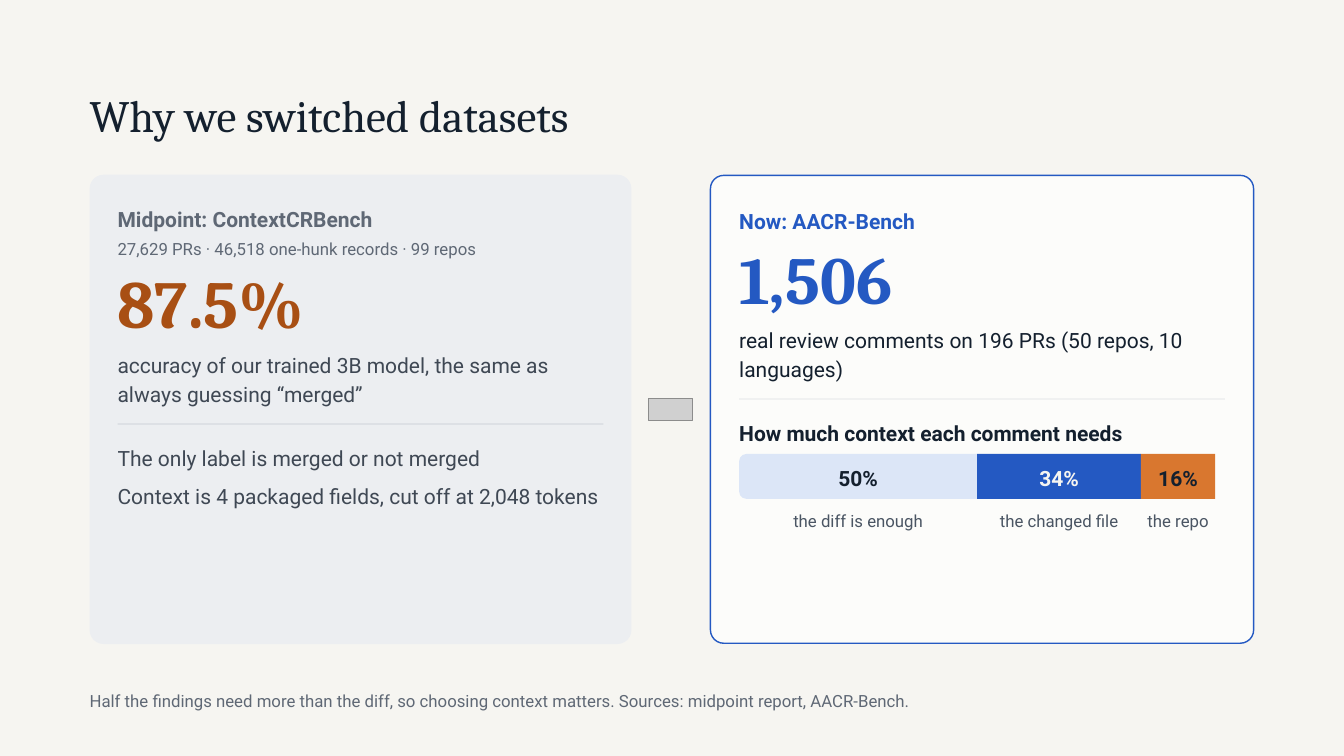
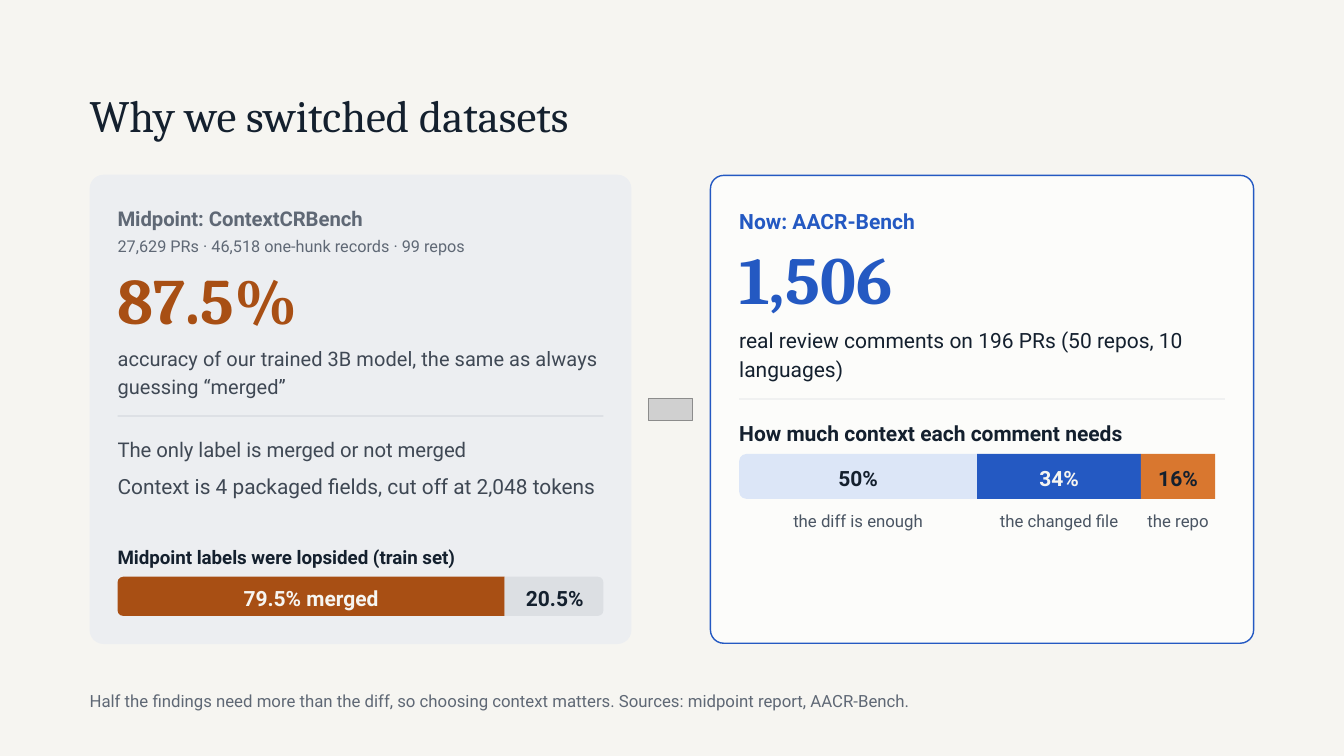
Before and after one commit to michaelsliu3/CS536_Project, a slide deck: slide 3 of Roadmap update since the midpoint.pptx. Drawn at 1344x756 pixels with LibreOffice and Linux fonts; fonts in the diff are those of the drawing; grey boxes stand for pictures. Boxes give left, top, right and bottom in pixels: in the first picture for what was removed or moved away, otherwise in the second. Text is boxed around its words. In the diff, an @@ line names an element or a change of style, - is before the commit and + after.

Commit message:
docs: update the slide deck with the teacher labelling and full architecture
Slide 3 adds the midpoint label imbalance (79.5% merged in the train set). Slide 6 now follows protocol.png's flow. Slide 10 replaces the per-level training label with the teacher-LLM labelling figure (selector_training_teacher.png).

```diff
--- a/Roadmap update since the midpoint.pptx
+++ b/Roadmap update since the midpoint.pptx
@@ text "Midpoint: ContextCRBench" at box(118, 211, 363, 230): size 15 to 14.4 pt; line spacing 21pt to 20.2pt @@
@@ text "27,629 PRs · 46,518 one-hunk ..." at box(118, 240, 465, 255): size 12 to 11.6 pt; line spacing 16.8pt to 16.2pt @@
@@ text "87.5%" at box(118, 280, 298, 326): size 48 to 46.2 pt; line spacing 48pt to 46.2pt @@
@@ text "accuracy of our trained 3B ..." at box(118, 351, 597, 398): size 15 to 14.3 pt; line spacing 21pt to 20.1pt @@
@@ 2 texts, 1 line: place and size @@
-2 texts, 1 line at box(118, 424, 604, 509)
+2 texts, 1 line at box(118, 416, 604, 499)
@@ text "The only label is merged ..." at box(118, 441, 467, 462): size 15 to 14.4 pt; line spacing 21pt to 20.2pt @@
@@ text "Context is 4 packaged fields, ..." at box(118, 478, 595, 499): size 15 to 14.9 pt; line spacing 21pt to 20.9pt @@
@@ text added at box(118, 549, 455, 568), 13.4 pt, text #14202E, bold @@
+Midpoint labels were lopsided (train set)
@@ freeform shape added at box(118, 577, 505, 616), fill #A84F14, 15 pt, text #F6F5F1, bold @@
+79.5% merged
@@ freeform shape added at box(505, 577, 604, 616), fill #DCDFE3, 15 pt, text #14202E, bold @@
+20.5%
```
Also in this commit, not shown: 1 other slide changed, 1 slide added, 1 slide removed.
